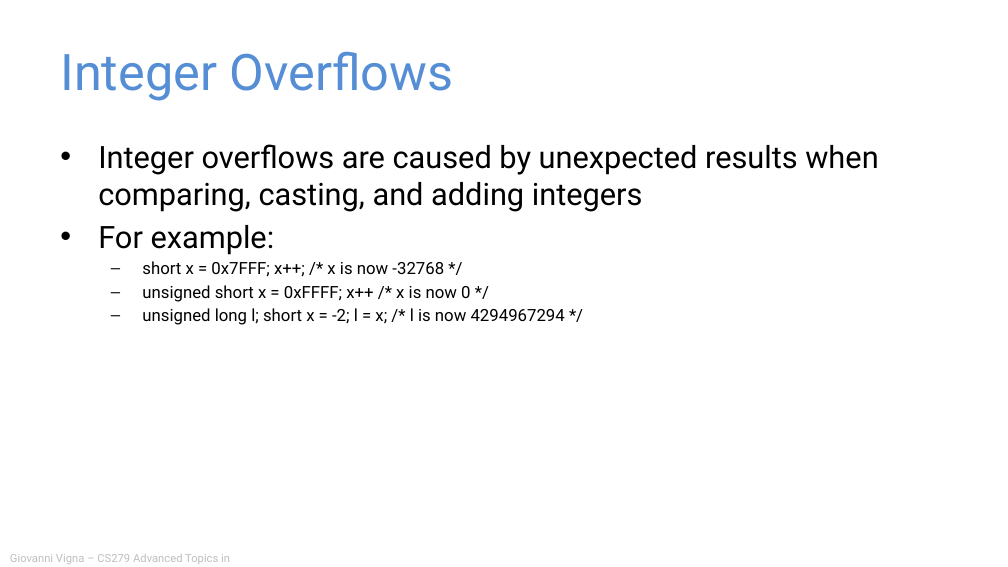
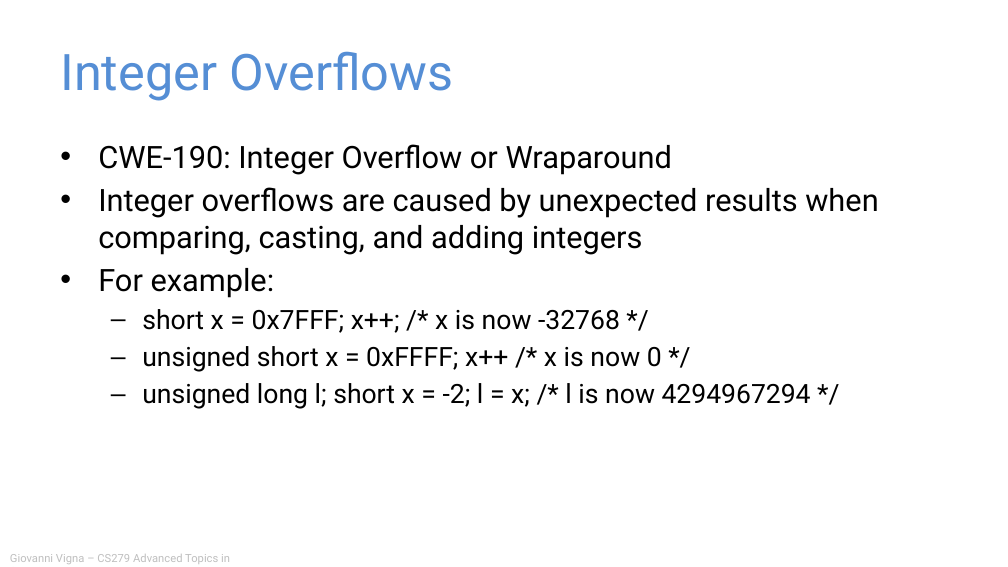
Before and after one commit to giovannivigna/CS279-Fall2024, a slide deck: slide 142 of materials/05_Vulnerability_Patterns/Application Security.pptx. Drawn at 1008x567 pixels with LibreOffice and Linux fonts; fonts in the diff are those of the drawing. Boxes give left, top, right and bottom in pixels: in the first picture for what was removed or moved away, otherwise in the second. Text is boxed around its words. In the diff, an @@ line names an element or a change of style, - is before the commit and + after.

```diff
--- a/materials/05_Vulnerability_Patterns/Application Security.pptx
+++ b/materials/05_Vulnerability_Patterns/Application Security.pptx
@@ text at <box>98,144,672,175</box>: paragraph added @@
+• CWE-190: Integer Overflow or Wraparound
@@ text at <box>142,309,811,409</box>: size 12 to 19 pt in "short x = 0x7FFF; x++; /* x ...", "unsigned short x = 0xFFFF; x++ /* ...", "unsigned long l; short x = -2; ..."; more space between paragraphs @@
```
Also in this commit, not shown: 9 other slides changed, 2 slides added, 7 other files.
